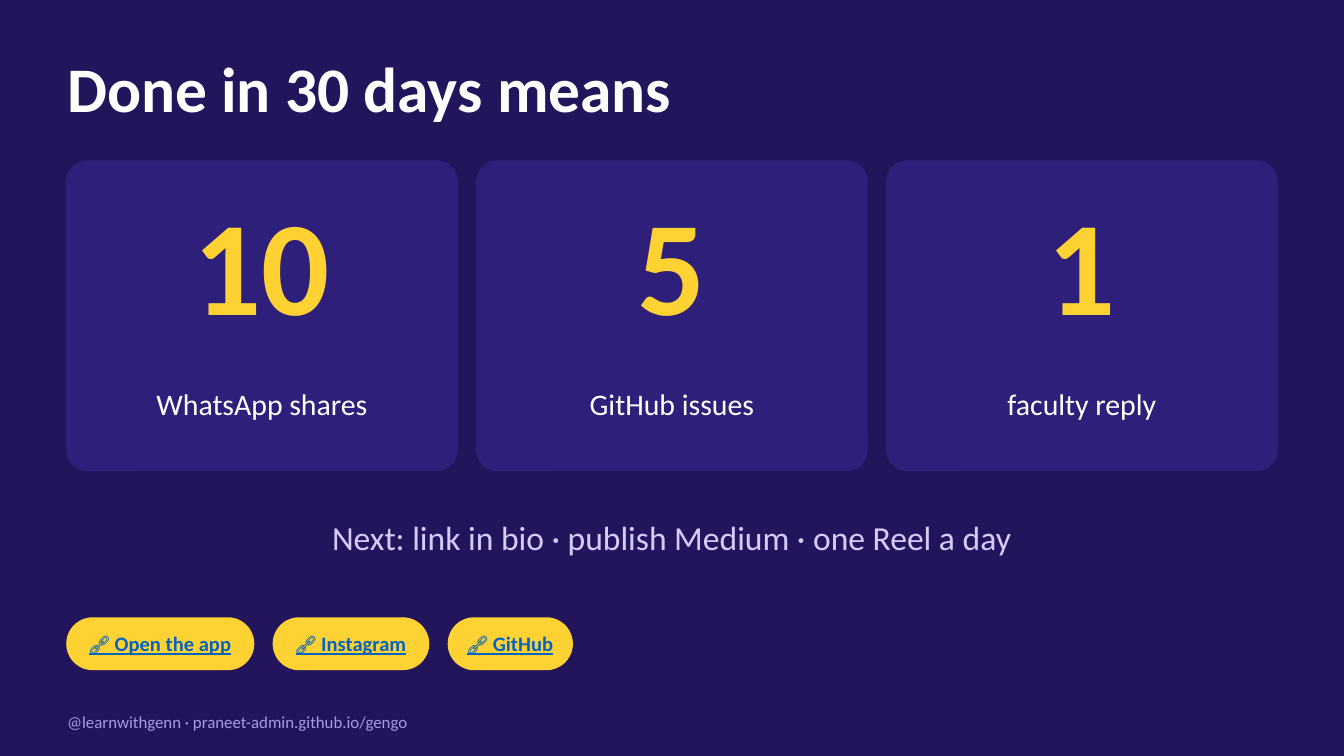
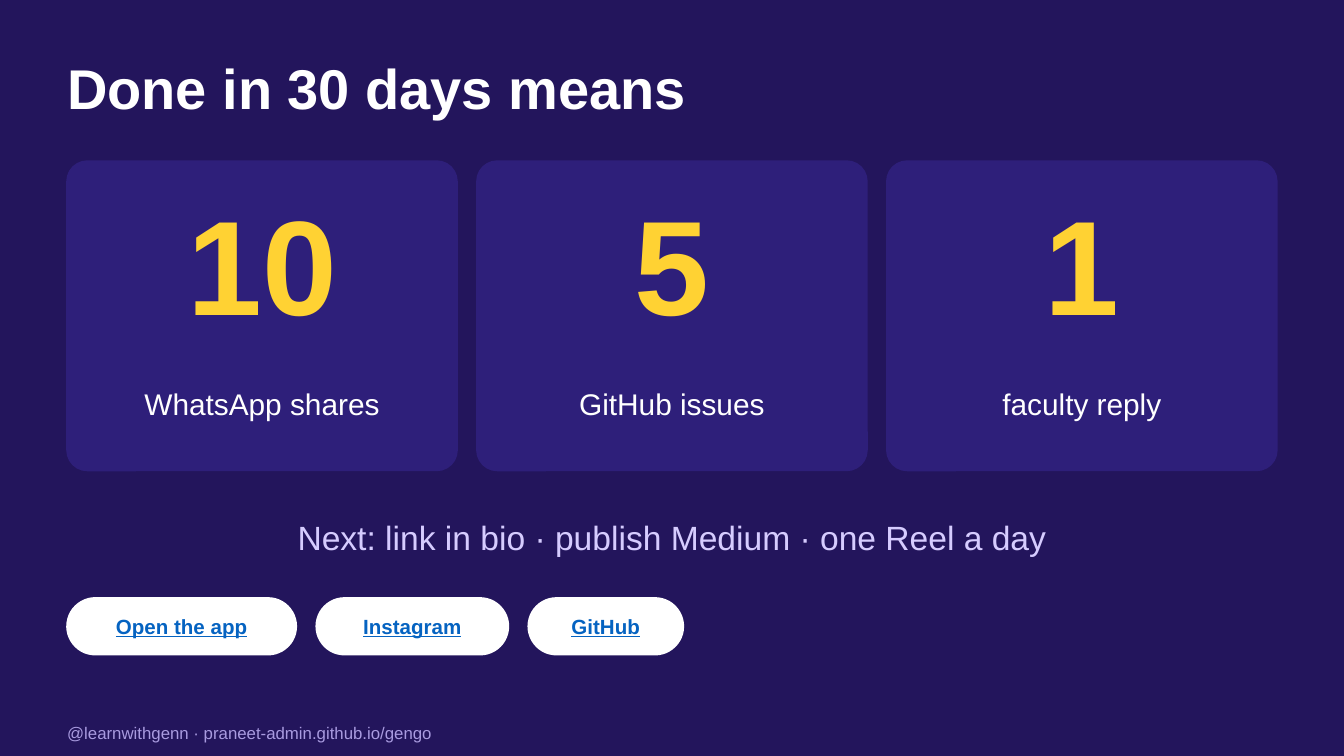
Before and after one commit to praneet-admin/gengo, a slide deck: slide 12 of launch/Gengo-Marketing-Glance.pptx. Drawn at 1344x756 pixels with LibreOffice and Linux fonts; fonts in the diff are those of the drawing. Boxes give left, top, right and bottom in pixels: in the first picture for what was removed or moved away, otherwise in the second. Text is boxed around its words. In the diff, an @@ line names an element or a change of style, - is before the commit and + after.

Commit message:
Launch deck: Zoho-safe link chips

```diff
--- a/launch/Gengo-Marketing-Glance.pptx
+++ b/launch/Gengo-Marketing-Glance.pptx
@@ text "Done in 30 days means" at [67, 68, 685, 119]: size 34 to 30 pt, font Calibri to Arial @@
@@ rounded rectangle: place and size @@
-rounded rectangle at [67, 618, 254, 669]
+rounded rectangle at [67, 598, 296, 655]
@@ rounded rectangle: place and size @@
-rounded rectangle at [274, 618, 429, 669]
+rounded rectangle at [316, 598, 508, 655]
@@ fill #FFD233 to #FFFFFF; outline #FFD233 1 pt to #FFFFFF 1 pt in 3 elements at [67, 598, 296, 655], [316, 598, 508, 655], [528, 598, 683, 655] @@
@@ rounded rectangle: place and size @@
-rounded rectangle at [449, 618, 573, 669]
+rounded rectangle at [528, 598, 683, 655]
@@ text at [116, 619, 248, 639]: text changed; font Calibri to Arial @@
-🔗 Open the app
+Open the app
@@ text at [363, 620, 461, 639]: text changed; font Calibri to Arial @@
-🔗 Instagram
+Instagram
@@ text at [571, 619, 640, 637]: text changed; font Calibri to Arial @@
-🔗 GitHub
+GitHub
@@ font Calibri to Arial in 8 elements at [187, 221, 336, 317], [144, 393, 379, 420], [635, 222, 710, 317], [579, 393, 764, 416], [1045, 222, 1120, 315], [1002, 393, 1162, 420], [298, 525, 1046, 557], [67, 727, 432, 743] @@
@@ text "@learnwithgenn · praneet-admin.github.io/gengo": place and size @@
-text "@learnwithgenn · praneet-admin.github.io/gengo" at [67, 716, 407, 731]
+text "@learnwithgenn · praneet-admin.github.io/gengo" at [67, 727, 432, 743]
```
Also in this commit, not shown: 11 other slides changed.
